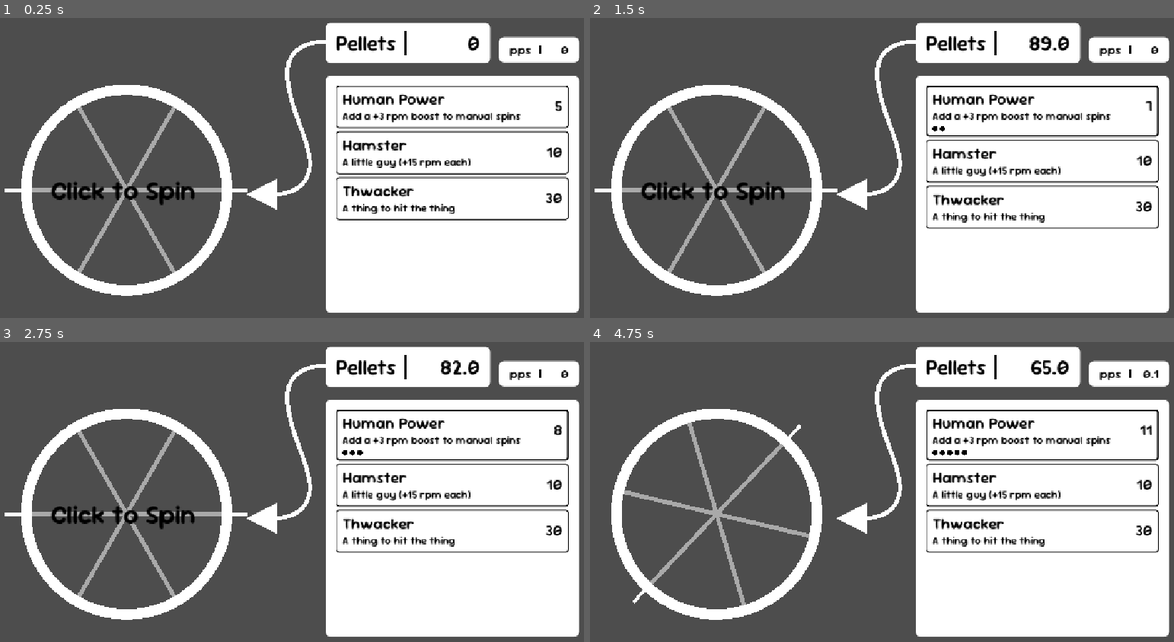
Above: before the commit, frames 1-4 (two rows, left to right).
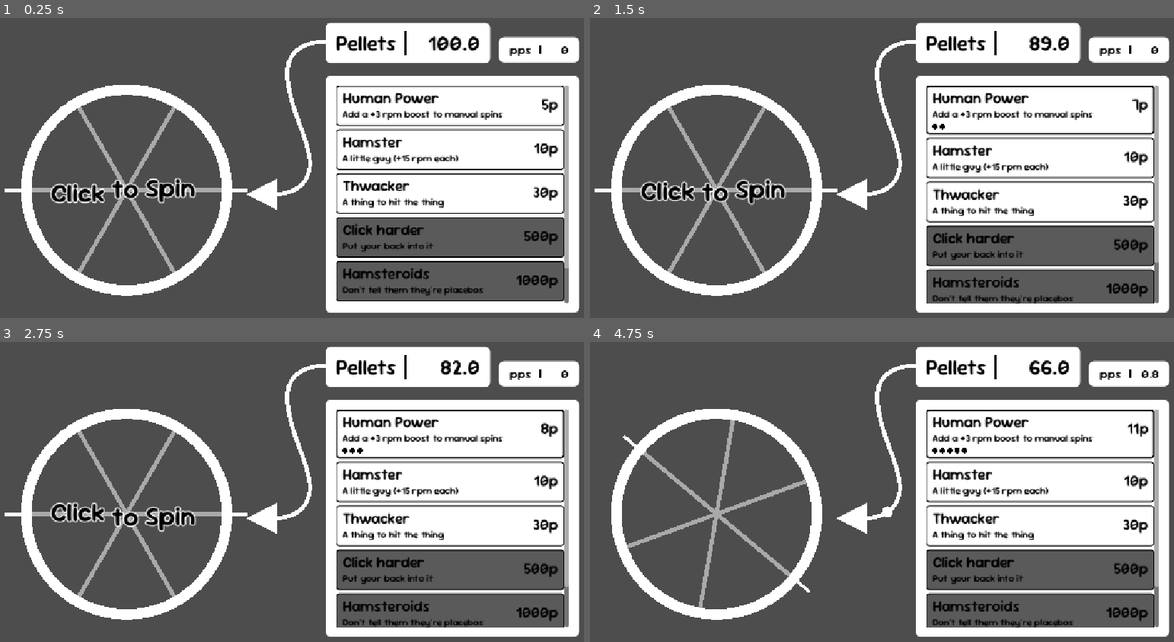
Above: after the commit, the same moments.

Repository: Raisinaut/juniper_dev_jam_2026
Game: Godot game, scene res://gameplay/world.tscn
Same seed, same stepped clock (60 frames per second), same inputs: the game is played once before the commit and once after it.
Inputs (mouse positions are in pixels of both pictures, inside the frame that each line leads up to):
- Up to frame 1 (0.25 s): no input
- Up to frame 2 (1.5 s): click (1039, 108) at 0.52 s; click (1039, 111) at 1.27 s
- Up to frame 3 (2.75 s): click (449, 435) at 2.02 s
- Up to frame 4 (4.75 s): tap Enter at 2.75 s; move the mouse to (718, 513) at 2.77 s; click (718, 513) at 2.92 s; move the mouse to (759, 522) at 3.52 s; click (759, 522) at 3.67 s; move the mouse to (940, 429) at 4.27 s; click (940, 429) at 4.42 s

The runs differ from the first frame. In frame 1, 17% of the frame differs, in the area x 8-98%, y 6-96%; in frame 2, 16%; in frame 3, 17%; in frame 4, 19%, in the area x 3-98%, y 6-96%.

Commit message:
Altered upgrade system + added single use upgrades Did not completely refactor naming schemes, try not to get confused!

Diff:
--- a/godot/autoloads/attribute_manager.gd
+++ b/godot/autoloads/attribute_manager.gd
@@ -1,9 +1,12 @@
 extends Node
 
-signal attribute_updated(data : AttributeData)
+signal attribute_updated(attribute_name: String, attribute_value: float)
 
 @export var attribute_folder : String = "res://resources/attributes/"
-var attributes : Array[AttributeData] = []
+@export var upgrade_folder : String = "res://resources/upgrades/"
+
+var attributes : Dictionary[String, float] = {}
+var upgrades : Array[AttributeData] = []
 
 func _ready() -> void:
 	populate_attributes()
@@ -11,21 +14,30 @@
 func populate_attributes() -> void:
 	for a in load_folder_resources(attribute_folder):
 		if a is AttributeData:
-			attributes.append(a)
+			upgrades.append(a)
+			attributes[a.attribute] = a.base_value
+			attribute_updated.emit(attributes[a.attribute])
 
 func attempt_upgrade(a : String) -> void:
-	var data = find_attribute(a)
+	var data = find_attribute_data(a)
 	var cost = data.upgrade_cost
+	var upgraded_value = data.upgrade_value(attributes[a])
 	if GameManager.currency >= cost:
-		data.upgrade()
-		attribute_updated.emit(data)
+		attributes[a] = upgraded_value
+		attribute_updated.emit(a, upgraded_value)
 		GameManager.currency -= cost
 
-func find_attribute(_attribute : String) -> AttributeData:
-	for a in attributes:
-		if _attribute == a.attribute:
+func find_attribute_data(_attribute : String) -> AttributeData:
+	for a in upgrades:
+		if a.attribute == _attribute:
 			return a
 	return null
+
+func get_attribute_value(attribute: String) -> float:
+	if attributes.has(attribute):
+		return attributes[attribute]
+	push_warning("No attribute found named ", attribute)
+	return 0
 
 
 # FILE ACCESS ------------------------------------------------------------------
--- a/godot/autoloads/game_manager.gd
+++ b/godot/autoloads/game_manager.gd
@@ -3,9 +3,13 @@
 signal currency_changed(currency)
 signal current_rpm_changed(rpm)
 
-const base_currency = 100
+const base_currency : int = 100
 
 var currency : int = base_currency :
 	set(val): currency = val; currency_changed.emit(currency)
 var current_rpm : float = 0 :
 	set(val): current_rpm = val; current_rpm_changed.emit(current_rpm)
+
+
+func can_afford(value : int) -> bool:
+	return currency >= value
--- a/godot/gameplay/ui/counter.gd
+++ b/godot/gameplay/ui/counter.gd
@@ -6,6 +6,9 @@
 @export var value : float = 0.0 : set = set_value
 @export var hide_decimal : bool = true
 @export var label_settings : LabelSettings : set = set_label_settings
+@export var update_cooldown : float = 0.1
+
+var update_cooldown_timer : SceneTreeTimer = null
 
 func set_title(val) -> void:
 	title = val
@@ -13,11 +16,21 @@
 
 func set_value(val) -> void:
 	value = val
-	if hide_decimal:
-		val = int(round(val))
-	%ValueLabel.text = str(val).pad_decimals(1)
+	if not update_cooldown_active():
+		if hide_decimal:
+			val = int(round(val))
+		%ValueLabel.text = str(val).pad_decimals(1)
+		if not Engine.is_editor_hint():
+			start_update_cooldown()
 
 func set_label_settings(val) -> void:
 	label_settings = val
 	%TitleLabel.label_settings = label_settings
 	%ValueLabel.label_settings = label_settings
+
+func start_update_cooldown() -> void:
+	if update_cooldown > 0:
+		update_cooldown_timer = get_tree().create_timer(update_cooldown, false)
+
+func update_cooldown_active() -> bool:
+	return update_cooldown_timer and update_cooldown_timer.time_left > 0
--- a/godot/gameplay/ui/themes/interface_theme.tres
+++ b/godot/gameplay/ui/themes/interface_theme.tres
@@ -66,4 +66,9 @@
 Label/font_sizes/font_size = 40
 Label/fonts/font = ExtResource("1_2tudf")
 PanelContainer/styles/panel = SubResource("StyleBoxFlat_37yhw")
+RichTextLabel/colors/default_color = Color(0, 0, 0, 1)
+RichTextLabel/colors/font_outline_color = Color(1, 1, 1, 1)
+RichTextLabel/constants/outline_size = 10
+RichTextLabel/font_sizes/normal_font_size = 50
+RichTextLabel/fonts/normal_font = ExtResource("1_2tudf")
 VSeparator/styles/separator = SubResource("StyleBoxLine_82sw0")
--- a/godot/gameplay/ui/upgrade_list.gd
+++ b/godot/gameplay/ui/upgrade_list.gd
@@ -8,7 +8,7 @@
 	populate_list()
 
 func populate_list() -> void:
-	for a in AttributeManager.attributes:
+	for a in AttributeManager.upgrades:
 		add_listing(a.attribute)
 
 func add_listing(attribute: String) -> void:
--- a/godot/gameplay/ui/upgrade_listing.gd
+++ b/godot/gameplay/ui/upgrade_listing.gd
@@ -8,6 +8,7 @@
 @onready var cost_label: Label = %CostLabel
 @onready var rank_meter: GridContainer = %RankMeter
 
+var single_use : bool = false
 var attribute : String = "" :
 	set(val): attribute = val; match_attribute_data()
 
@@ -15,21 +16,32 @@
 func _ready() -> void:
 	buy_button.pressed.connect(_on_buy_button_pressed)
 	GameManager.currency_changed.connect(refresh_disabled_state.unbind(1))
+	AttributeManager.attribute_updated.connect(_on_attribute_updated)
 
 func match_attribute_data() -> void:
-	var data : AttributeData = AttributeManager.find_attribute(attribute)
+	var data : AttributeData = AttributeManager.find_attribute_data(attribute)
 	if data:
 		title_label.text = data.title
-		detail_label.text = data.details
-		cost_label.text = str(data.upgrade_cost)
+		#detail_label.text = data.details
+		detail_label.text = data.get_details_with_references()
+		cost_label.text = str(data.upgrade_cost) + "p"
 		rank_meter.rank = data.rank
 		# Disable purchase if not affordable
 		buy_button.disabled = GameManager.currency < data.upgrade_cost
+		single_use = data.single_use
 
 func refresh_disabled_state() -> void:
-	var data : AttributeData = AttributeManager.find_attribute(attribute)
+	var data : AttributeData = AttributeManager.find_attribute_data(attribute)
 	buy_button.disabled = GameManager.currency < data.upgrade_cost
 
 func _on_buy_button_pressed() -> void:
 	AttributeManager.attempt_upgrade(attribute)
 	match_attribute_data()
+	# Hide single use upgrades
+	if single_use and rank_meter.rank >= 1:
+		hide()
+
+func _on_attribute_updated(attribute_name: String, _attribute_value: float) -> void:
+	if attribute_name != attribute_name:
+		return
+	match_attribute_data()
--- a/godot/gameplay/ui/upgrade_listing.tscn
+++ b/godot/gameplay/ui/upgrade_listing.tscn
@@ -5,15 +5,15 @@
 [ext_resource type="PackedScene" uid="uid://dkx1ttyr0p7go" path="res://gameplay/ui/rank_meter/rank_meter.tscn" id="3_c78my"]
 
 [sub_resource type="LabelSettings" id="LabelSettings_sap12"]
-font_size = 30
+font_size = 28
 font_color = Color(0, 0, 0, 1)
 
 [sub_resource type="LabelSettings" id="LabelSettings_bvnae"]
-font_size = 20
+font_size = 18
 font_color = Color(0, 0, 0, 1)
 
 [sub_resource type="LabelSettings" id="LabelSettings_30gb0"]
-font_size = 30
+font_size = 28
 font_color = Color(0, 0, 0, 1)
 
 [node name="UpgradeListing" type="MarginContainer" unique_id=1713717684]
@@ -64,6 +64,7 @@
 
 [node name="VBoxContainer2" type="VBoxContainer" parent="MarginContainer/VBoxContainer/HBoxContainer" unique_id=1378230988]
 layout_mode = 2
+size_flags_horizontal = 3
 theme_override_constants/separation = 0
 
 [node name="CostLabel" type="Label" parent="MarginContainer/VBoxContainer/HBoxContainer/VBoxContainer2" unique_id=348605458]
--- a/godot/gameplay/wheel/wheel.gd
+++ b/godot/gameplay/wheel/wheel.gd
@@ -4,7 +4,6 @@
 
 signal tick_passed(qty : int)
 signal rpm_changed(value : float)
-signal total_rpm_changed(value : float)
 signal clicked
 
 @onready var mouse_area: Area2D = $MouseArea
@@ -86,8 +85,9 @@
 
 # SIGNALS ----------------------------------------------------------------------
 func _on_mouse_area_clicked() -> void:
-	var click_power_data = AttributeManager.find_attribute("click_power")
-	rpm_boost += click_power_data.current_value
+	var click_rpm = AttributeManager.get_attribute_value("click_rpm")
+	var click_power_count = AttributeManager.get_attribute_value("click_multiplier")
+	rpm_boost += click_rpm * click_power_count
 	# TWEEN BOOST BACK TO ZERO
 	if boost_tween: boost_tween.kill()
 	boost_tween = create_tween().set_ease(Tween.EASE_OUT).set_trans(Tween.TRANS_SINE)
--- a/godot/gameplay/world.gd
+++ b/godot/gameplay/world.gd
@@ -8,27 +8,33 @@
 @onready var pellet_rate: Counter = %PelletRate
 
 func _ready() -> void:
+	hamster_spawner.global_position = wheel.global_position
+	hamster_spawner.radius = wheel.inner_radius()
+	# Connect Signals
 	wheel.tick_passed.connect(paddle.flick.unbind(1))
 	wheel.tick_passed.connect(bubble_path.send_value)
 	wheel.clicked.connect(_on_wheel_clicked)
 	bubble_path.path_end_reached.connect(_on_bubble_path_animation_finished)
-	hamster_spawner.global_position = wheel.global_position
-	hamster_spawner.radius = wheel.inner_radius()
 	AttributeManager.attribute_updated.connect(_on_attribute_updated)
 	wheel.rpm_changed.connect(_on_wheel_rpm_changed)
 	GameManager.currency_changed.connect(_on_game_manager_currency_changed)
+	currency_counter.value = GameManager.currency
+
+func update_wheel_rpm() -> void:
+	var hamster_count = AttributeManager.get_attribute_value("hamster_count")
+	var hamster_rpm = AttributeManager.get_attribute_value("hamster_rpm")
+	hamster_spawner.active_count = round(hamster_count)
+	wheel.rpm = hamster_spawner.active_count * hamster_rpm
 
 func _on_bubble_path_animation_finished(value : int) -> void:
 	GameManager.currency += value
 
-func _on_attribute_updated(data : AttributeData) -> void:
-	match(data.attribute):
-		"hamster_count":
-			var rpm_per_hamster = 15
-			hamster_spawner.active_count = round(data.current_value)
-			wheel.rpm = hamster_spawner.active_count * rpm_per_hamster
+func _on_attribute_updated(attribute: String, value: float) -> void:
+	match(attribute):
+		"hamster_count", "hamster_rpm":
+			update_wheel_rpm()
 		"paddle_count":
-			wheel.tick_count = round(data.current_value)
+			wheel.tick_count = round(value)
 
 func _on_wheel_rpm_changed(value : float) -> void:
 	GameManager.current_rpm = value
--- a/godot/gameplay/world.tscn
+++ b/godot/gameplay/world.tscn
@@ -18,31 +18,12 @@
 }
 point_count = 4
 
-[sub_resource type="LabelSettings" id="LabelSettings_vdnhq"]
-font_size = 50
-font_color = Color(0, 0, 0, 1)
-
 [sub_resource type="LabelSettings" id="LabelSettings_sc5ct"]
 font_size = 24
 font_color = Color(0, 0, 0, 1)
 
 [node name="World" type="Node2D" unique_id=1315424641]
 script = ExtResource("1_s0vhj")
-
-[node name="HUD" type="CanvasLayer" parent="." unique_id=966535492]
-
-[node name="MarginContainer" type="MarginContainer" parent="HUD" unique_id=1163434737]
-anchors_preset = 15
-anchor_right = 1.0
-anchor_bottom = 1.0
-grow_horizontal = 2
-grow_vertical = 2
-mouse_filter = 2
-theme = ExtResource("2_vdnhq")
-theme_override_constants/margin_left = 30
-theme_override_constants/margin_top = 30
-theme_override_constants/margin_right = 30
-theme_override_constants/margin_bottom = 30
 
 [node name="Wheel" parent="." unique_id=40160034 instance=ExtResource("1_s1lby")]
 unique_name_in_owner = true
@@ -65,21 +46,25 @@
 curve = SubResource("Curve2D_8ijeg")
 path_width = 8
 
-[node name="ClickPrompt" type="Label" parent="." unique_id=1373381692]
+[node name="ClickPrompt" type="RichTextLabel" parent="." unique_id=77150900]
 anchors_preset = 8
 anchor_left = 0.5
 anchor_top = 0.5
 anchor_right = 0.5
 anchor_bottom = 0.5
-offset_left = 120.0
+offset_left = 98.0
 offset_top = 312.0
-offset_right = 394.0
-offset_bottom = 377.0
+offset_right = 416.0
+offset_bottom = 382.25433
 grow_horizontal = 2
 grow_vertical = 2
+mouse_filter = 2
 theme = ExtResource("2_vdnhq")
-text = "Click to Spin"
-label_settings = SubResource("LabelSettings_vdnhq")
+bbcode_enabled = true
+text = "[wave amp=50.0 freq=4.0 connected=1]Click to Spin[/wave]"
+fit_content = true
+scroll_active = false
+horizontal_alignment = 1
 
 [node name="PelletRate" parent="." unique_id=738782303 instance=ExtResource("6_3aytc")]
 unique_name_in_owner = true
@@ -91,6 +76,7 @@
 title = "pps"
 hide_decimal = false
 label_settings = SubResource("LabelSettings_sc5ct")
+update_cooldown = 0.3
 
 [node name="Currency" parent="." unique_id=2100069892 instance=ExtResource("6_3aytc")]
 unique_name_in_owner = true
@@ -98,6 +84,7 @@
 offset_top = 28.0
 offset_right = 952.0
 offset_bottom = 104.0
+update_cooldown = 0.05
 
 [node name="UpgradeList" parent="." unique_id=2040785906 instance=ExtResource("7_a7i81")]
 offset_left = 640.0
--- a/godot/resources/_classes/attribute_data.gd
+++ b/godot/resources/_classes/attribute_data.gd
@@ -1,16 +1,18 @@
 class_name AttributeData
 extends Resource
 
-
 @export var title : String = ""
 @export var details : String = ""
+## The script-definition name of the attribute
 @export var attribute : String = ""
+@export var single_use : bool = false
+## Include a %s in details where these values should be referenced respectively
+@export var referenced_attributes : Array[String] = []
 
 @export_category("Value")
-@export var base_value : float = 0.0 :
-	set(val): base_value = val; current_value = base_value
+@export var base_value : float = 0.0
 @export var upgrade_increment : float = 0
-@export var upgrade_funnction : UpgradeFunction
+@export var upgrade_function : UpgradeFunction
 
 @export_category("Cost")
 @export_range(0, 1, 1, "or_greater") var base_cost : int = 0 :
@@ -19,8 +21,7 @@
 
 ## The number of upgrades this attribute has
 var rank : int = 0
-# These must be initialized via setter functions to respect export values
-var current_value : float
+# Must be initialized via setter functions to respect export values
 var upgrade_cost : int
 
 enum UpgradeFunction {
@@ -30,18 +31,28 @@
 	DIVIDE
 }
 
-func upgrade() -> void:
-	match(upgrade_funnction):
+func upgrade_value(value : float) -> float:
+	match(upgrade_function):
 		UpgradeFunction.ADD:
-			current_value += + upgrade_increment
+			value += + upgrade_increment
 		UpgradeFunction.SUBTRACT:
-			current_value -= upgrade_increment
+			value -= upgrade_increment
 		UpgradeFunction.MULTIPLY:
-			current_value *= upgrade_increment
+			value *= upgrade_increment
 		UpgradeFunction.DIVIDE:
-			current_value /= upgrade_increment
+			value /= upgrade_increment
 	scale_upgrade_cost()
 	rank += 1
+	return value
 
 func scale_upgrade_cost() -> void:
 	upgrade_cost = round(pow(upgrade_cost, cost_increase_exponent))
+
+func get_details_with_references() -> String:
+	var referenced_attribute_values : Array[float] = []
+	for a in referenced_attributes:
+		if AttributeManager.attributes.has(a):
+			referenced_attribute_values.append(AttributeManager.attributes[a])
+		else:
+			push_warning("No value found in reference to ", a)
+	return details % referenced_attribute_values
--- a/godot/resources/attributes/1_click_power.tres
+++ b/godot/resources/attributes/inc01_click_multiplier.tres
@@ -5,8 +5,9 @@
 [resource]
 script = ExtResource("1_tckke")
 title = "Human Power"
-details = "Add a +3 rpm boost to manual spins"
-attribute = "click_power"
+details = "Add a +%d rpm boost to manual spins"
+attribute = "click_multiplier"
+referenced_attributes = Array[String](["click_rpm"])
 base_value = 3.0
 upgrade_increment = 3.0
 base_cost = 5
--- a/godot/resources/attributes/2_hamster_count.tres
+++ b/godot/resources/attributes/inc02_hamster_count.tres
@@ -5,8 +5,9 @@
 [resource]
 script = ExtResource("1_k64gi")
 title = "Hamster"
-details = "A little guy (+15 rpm each)"
+details = "A little guy (+%d rpm each)"
 attribute = "hamster_count"
+referenced_attributes = Array[String](["hamster_rpm"])
 upgrade_increment = 1.0
 base_cost = 10
 cost_increase_exponent = 1.08
--- /dev/null
+++ b/godot/resources/attributes/su011_click_rpm_1.tres
@@ -0,0 +1,15 @@
+[gd_resource type="Resource" script_class="AttributeData" format=3 uid="uid://2pb8vag67t7c"]
+
+[ext_resource type="Script" uid="uid://dl5ldl50ujvgu" path="res://resources/_classes/attribute_data.gd" id="1_xa4x8"]
+
+[resource]
+script = ExtResource("1_xa4x8")
+title = "Click harder"
+details = "Put your back into it"
+attribute = "click_rpm"
+single_use = true
+base_value = 3.0
+upgrade_increment = 2.0
+upgrade_function = 2
+base_cost = 500
+metadata/_custom_type_script = "uid://dl5ldl50ujvgu"
--- /dev/null
+++ b/godot/resources/attributes/su020_hamster_rpm_1.tres
@@ -0,0 +1,14 @@
+[gd_resource type="Resource" script_class="AttributeData" format=3 uid="uid://dg33ptjv055kv"]
+
+[ext_resource type="Script" uid="uid://dl5ldl50ujvgu" path="res://resources/_classes/attribute_data.gd" id="1_jj7uw"]
+
+[resource]
+script = ExtResource("1_jj7uw")
+title = "Hamsteroids"
+details = "Don't tell them they're placebos"
+attribute = "hamster_rpm"
+single_use = true
+base_value = 15.0
+upgrade_increment = 15.0
+base_cost = 1000
+metadata/_custom_type_script = "uid://dl5ldl50ujvgu"
--- /dev/null
+++ b/godot/resources/attributes/su030_lazer_eyes.tres
@@ -0,0 +1,13 @@
+[gd_resource type="Resource" script_class="AttributeData" format=3 uid="uid://d1h8hgiga0l8c"]
+
+[ext_resource type="Script" uid="uid://dl5ldl50ujvgu" path="res://resources/_classes/attribute_data.gd" id="1_vxkep"]
+
+[resource]
+script = ExtResource("1_vxkep")
+title = "Optical Lazers"
+details = "Consequences shmonsequences!"
+attribute = "lazer_eyes"
+single_use = true
+upgrade_increment = 1.0
+base_cost = 5000
+metadata/_custom_type_script = "uid://dl5ldl50ujvgu"
Renamed: godot/resources/attributes/3_paddle_count.tres -> godot/resources/attributes/inc03_paddle_count.tres
